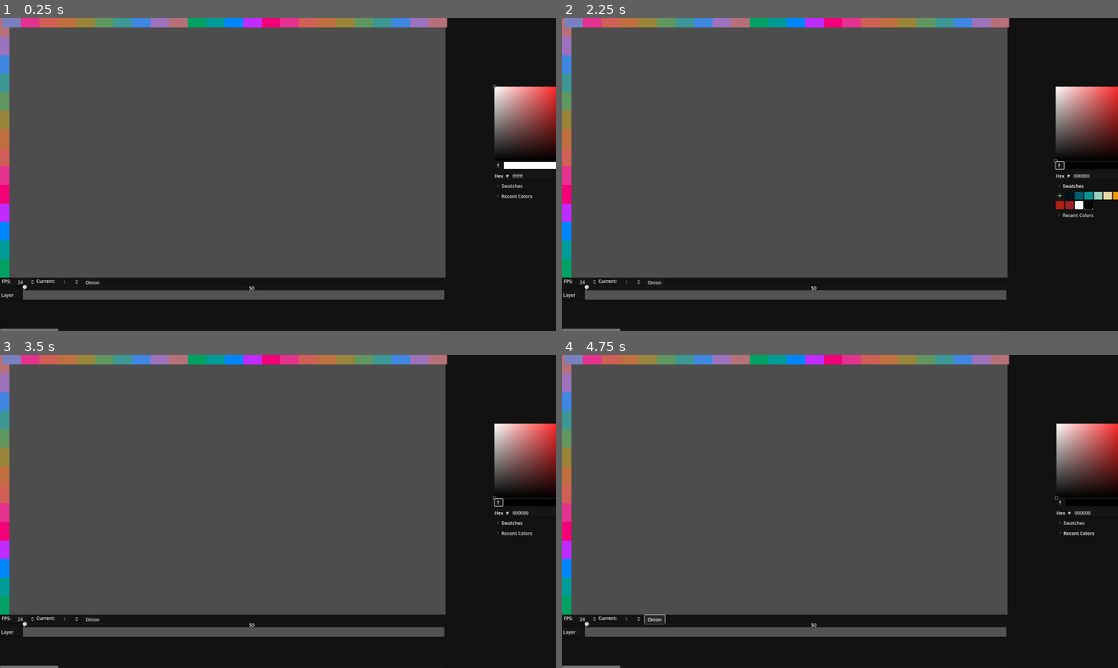
Above: before the commit, frames 1-4 (two rows, left to right).
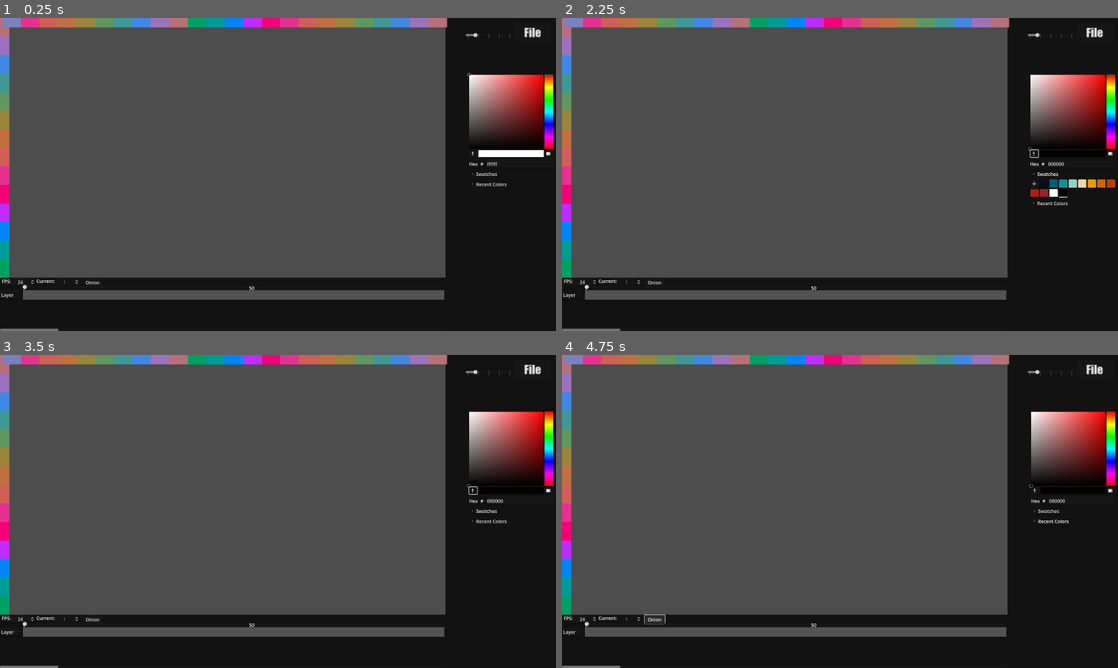
Above: after the commit, the same moments.

Repository: Drawsi/Anim
Game: Godot game, scene res://TSCN/Node2D.tscn
Same seed, same stepped clock (60 frames per second), same inputs: the game is played once before the commit and once after it.
Inputs (mouse positions are in pixels of both pictures, inside the frame that each line leads up to; where the layout moved, square brackets give the same spot in the first picture):
- Up to frame 1 (0.25 s): no input
- Up to frame 2 (2.25 s): click (1034, 152) [1062, 165] at 0.5 s; click (1095, 33) at 1.25 s, where only the run after the commit has a clickable "File"; click "Swatches" at 2 s
- Up to frame 3 (3.5 s): click "Swatches" at 2.75 s
- Up to frame 4 (4.75 s): click "Recent Colors" at 3.5 s; click "Onion" at 4.25 s

The runs differ from the first frame. In frame 1, 4.3% of the frame differs, in the area x 83-100%, y 3-58%; in frame 2, 4.7%, in the area x 83-100%, y 3-64%; in frame 3, 4.0%; in frame 4, 4.0%.

Commit message:
Version_1.4.1

Diff:
--- a/Scripts/Animation.gd
+++ b/Scripts/Animation.gd
@@ -77,7 +77,7 @@
 
 func _frame_color():
 	for i in subview.get_children():
-		if Global.state_IDLE:
+		if !Global.state_playing:
 			if i.name==str(Global.current_frame):
 				i.visible = true
 				i.set_process_input(true)
--- a/Scripts/Changes.gd
+++ b/Scripts/Changes.gd
@@ -26,6 +26,7 @@
 	#	Deletes the frame
 	if find and !verify:
 		find.queue_free()
+
 func _inviz():
 	for i in $DrawingArea/SubViewport.get_children():
 		if i.name==str(Global.current_frame):
--- a/Scripts/GLOBAL.gd
+++ b/Scripts/GLOBAL.gd
@@ -2,6 +2,6 @@
 
 var current_frame := 1 : set=set_cf
 var set_fps = 24
-var state_IDLE = true
+var state_playing = false
 func set_cf(new_value):
 	current_frame=new_value
--- a/Scripts/TLayer.gd
+++ b/Scripts/TLayer.gd
@@ -14,7 +14,7 @@
 		$Spread.add_child(f)
 		pass
 
-func _input(_event):
+func _unhandled_input(_event):
 	var new_f = Input.is_action_just_pressed("new_frame")
 	var empty_f = Input.is_action_just_pressed("delete_frame")
 	if new_f:
--- a/Scripts/t_slider.gd
+++ b/Scripts/t_slider.gd
@@ -22,21 +22,21 @@
 	var _fnext  = Input.is_action_pressed("next")
 	var _previous  = Input.is_action_just_pressed("previous")
 	var _fprevious = Input.is_action_pressed("previous")
-	var _play  = Input.is_action_pressed("play")
-
+	var _play  = Input.is_action_just_pressed("play")
 			#Moving thru frames
 	if _next or _fnext:
 		$Slider.value = $Slider.value + 1
 	if _previous or _fprevious:
 		$Slider.value = $Slider.value - 1
 	if _play:
-		Global.state_IDLE = !Global.state_IDLE
+		print(Global.set_fps)
+		Global.state_playing = !Global.state_playing
 		$Play.wait_time = 1.0/Global.set_fps
 		$Play.start()
 
 func _on_play_timeout():
-	if $Slider.value < all_frames-$Slider.value and !Global.state_IDLE:
-		$Slider.value = $Slider.value + 1
+	if Global.current_frame < all_frames and Global.state_playing:
+		Global.set_cf(Global.current_frame + 1)
 		$Play.start()
 	else:
 		$Play.stop()
--- a/TSCN/Node2D.tscn
+++ b/TSCN/Node2D.tscn
@@ -28,10 +28,10 @@
 
 [node name="MenuButton" type="MenuButton" parent="Brush_Settings"]
 layout_mode = 0
-offset_left = 1472.0
-offset_top = 3.0
-offset_right = 1536.0
-offset_bottom = 34.0
+offset_left = 238.0
+offset_top = 16.0
+offset_right = 302.0
+offset_bottom = 50.0
 scale = Vector2(2, 2)
 theme_override_fonts/font = ExtResource("4_wxax8")
 theme_override_font_sizes/font_size = 20
@@ -55,21 +55,22 @@
 anchor_top = 0.5
 anchor_right = 1.0
 anchor_bottom = 0.5
-offset_left = -80.0
-offset_top = -307.0
-offset_right = 82.0
-offset_bottom = 237.0
+offset_left = -224.0
+offset_top = -348.0
+offset_right = -6.0
+offset_bottom = 196.0
 grow_horizontal = 0
 grow_vertical = 2
 color_modes_visible = false
 sliders_visible = false
+metadata/_edit_use_anchors_ = true
 
 [node name="BrushSize" type="HSlider" parent="Brush_Settings"]
 layout_mode = 0
-offset_left = 1304.0
-offset_top = 34.0
-offset_right = 1464.0
-offset_bottom = 58.0
+offset_left = 70.0
+offset_top = 47.0
+offset_right = 230.0
+offset_bottom = 71.0
 min_value = 1.0
 max_value = 50.0
 value = 10.0
--- a/TSCN/t_slider.tscn
+++ b/TSCN/t_slider.tscn
@@ -1,4 +1,4 @@
-[gd_scene load_steps=3 format=3]
+[gd_scene load_steps=3 format=3 uid="uid://qbjpv8a60bph"]
 
 [ext_resource type="Script" path="res://Scripts/t_slider.gd" id="1_ky1ts"]
 [ext_resource type="PackedScene" uid="uid://y6ahotihj88w" path="res://TSCN/frame_grid.tscn" id="1_tc3f8"]
@@ -27,6 +27,7 @@
 offset_right = 12421.0
 
 [node name="Play" type="Timer" parent="."]
+wait_time = 0.001
 
 [connection signal="value_changed" from="Slider" to="." method="_on_slider_value_changed"]
 [connection signal="timeout" from="Play" to="." method="_on_play_timeout"]
--- a/project.godot
+++ b/project.godot
@@ -13,6 +13,7 @@
 config/name="Drawing"
 run/main_scene="res://TSCN/Node2D.tscn"
 config/features=PackedStringArray("4.0")
+run/max_fps=60
 config/icon="res://app_icon.png"
 
 [autoload]
@@ -24,8 +25,6 @@
 window/size/viewport_width=1920
 window/size/viewport_height=1080
 window/size/mode=3
-window/size/window_width_override=960
-window/size/window_height_override=540
 window/stretch/mode="viewport"
 window/stretch/aspect="expand"
 window/size/fullscreen=false
@@ -33,6 +32,7 @@
 [gui]
 
 common/drop_mouse_on_gui_input_disabled=true
+common/stdout/print_fps=false
 
 [input]
 
@@ -74,6 +74,7 @@
 
 [physics]
 
+common/physics_ticks_per_second=120
 common/enable_pause_aware_picking=true
 
 [rendering]
Not shown: 1 places in TSCN/Node2D.tscn that only renumber resources
